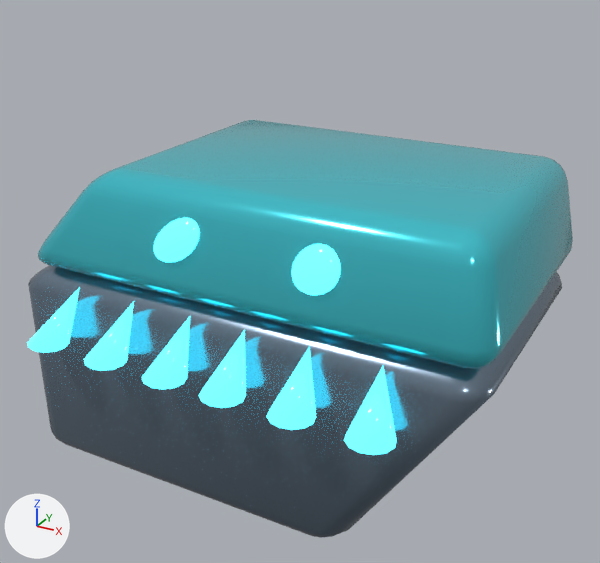
The glTF model public/models/pets/mimic_v7.glb as it was, and as the next commit left it.
Both versions are drawn from a 50 mm camera at (1.55, -2.67, 1.47) aimed at (0.1, -0.03, 0.14). Every picture has the same lights, and +X, +Y and +Z are marked at lower left. The older version comes first. Where no turn or scale is listed for an object, it has been applied to the vertices. Vertices at exactly the same position are counted once.

Names of what the first picture shows: 'CHEST_PRIMARY', 'EYE_EMISSIVE', 'EYE_EMISSIVE.001', 'LID_ACCENT', 'TOOTH_EMISSIVE', 'TOOTH_EMISSIVE.001', 'TOOTH_EMISSIVE.002', 'TOOTH_EMISSIVE.003', 'TOOTH_EMISSIVE.004', 'TOOTH_EMISSIVE.005'.
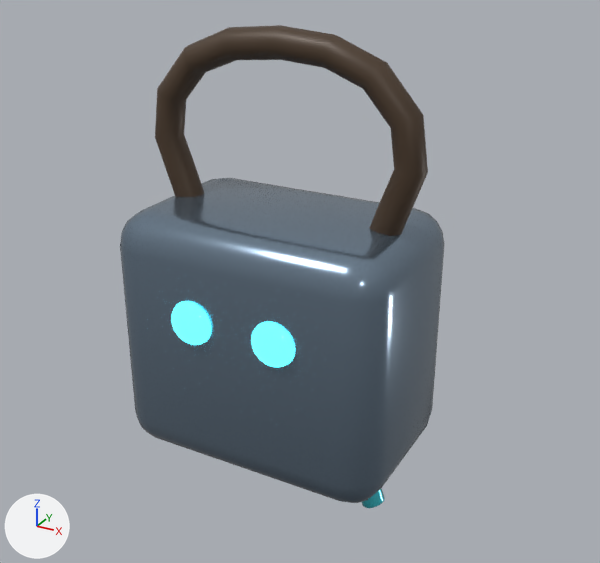
What differs and where, as boxes (x1, y1, x2, y2) in the pictures (600 x 563 px; the box of a moved part takes in the faces that stretch with it):
'LID_ACCENT', deleted (cyan)
    before: (38, 120, 573, 369)
'BAGLING_BODY_PRIMARY', added
    after: (120, 178, 444, 503)
'CHEST_PRIMARY', deleted
    before: (28, 265, 562, 538)
'BAGLING_HANDLE_SECONDARY', added (brown)
    after: (155, 25, 428, 236)
'TOOTH_EMISSIVE.005', deleted (cyan)
    before: (344, 366, 397, 455)
'TOOTH_EMISSIVE.004', deleted (cyan)
    before: (266, 346, 316, 430)
'TOOTH_EMISSIVE.003', deleted (cyan)
    before: (198, 330, 246, 408)
'TOOTH_EMISSIVE.002', deleted (cyan)
    before: (142, 316, 190, 390)
'TOOTH_EMISSIVE.001', deleted (cyan)
    before: (83, 301, 134, 371)
'TOOTH_EMISSIVE', deleted (cyan)
    before: (27, 287, 80, 353)
'EYE_EMISSIVE.002', added (cyan)
    after: (171, 301, 211, 345)
'EYE_EMISSIVE.003', added (cyan)
    after: (251, 321, 295, 367)
'BAGLING_LEG_ACCENT.001', added
    after: (362, 489, 385, 508)
part 1 of me_sphere_716, moved or reshaped (not visible afterwards)
    before: (153, 217, 200, 263)
part 2 of me_sphere_717, moved or reshaped
    before: (291, 243, 341, 296)
    after: (251, 321, 295, 367)

Diff of the bpy script that builds the scene:
```diff
--- a/public/models/pets/mimic_v7.glb.py
+++ b/public/models/pets/mimic_v7.glb.py
@@ me_sphere_716 @@
-me_sphere_716.from_pydata(...)  # 266 vertices, 528 faces; spans x 0.088..0.283, y -0.045..0.057, z -0.107..0.066
+me_sphere_716.from_pydata(...)  # 266 vertices, 528 faces; spans x -0.09..0.09, y -0.05..0.05, z -0.09..0.09
+# me_sphere_716 part 1: 266 of 266 vertices moved; they spanned x 0.088..0.283, y -0.045..0.057, z -0.107..0.066 and now span x -0.09..0.09, y -0.05..0.05, z -0.09..0.09; mean shift (-0.188, -0.006, 0.02)
 me_sphere_716.materials.append(mat_deep_emissive)
@@ me_sphere_717 @@
-me_sphere_717.from_pydata(...)  # 266 vertices, 528 faces; spans x 0.074..0.248, y -0.045..0.057, z -0.107..0.066
+me_sphere_717.from_pydata(...)  # 266 vertices, 528 faces; spans x -0.09..0.09, y -0.05..0.05, z -0.09..0.09
+# me_sphere_717 part 2: 266 of 266 vertices moved; they spanned x 0.074..0.248, y -0.045..0.057, z -0.107..0.066 and now span x -0.09..0.09, y -0.05..0.05, z -0.09..0.09; mean shift (-0.162, -0.006, 0.02)
 me_sphere_717.materials.append(mat_deep_emissive)
@@ ob_chest_primary @@
-ob_chest_primary = bpy.data.objects.new('CHEST_PRIMARY', me_cube_270)
@@ ob_lid_accent @@
-ob_lid_accent = bpy.data.objects.new('LID_ACCENT', me_cube_271)
@@ ob_tooth_emissive @@
-ob_tooth_emissive = bpy.data.objects.new('TOOTH_EMISSIVE', me_cone_600)
@@ ob_tooth_emissive_001 @@
-ob_tooth_emissive_001 = bpy.data.objects.new('TOOTH_EMISSIVE.001', me_cone_601)
@@ ob_tooth_emissive_002 @@
-ob_tooth_emissive_002 = bpy.data.objects.new('TOOTH_EMISSIVE.002', me_cone_602)
@@ ob_tooth_emissive_003 @@
-ob_tooth_emissive_003 = bpy.data.objects.new('TOOTH_EMISSIVE.003', me_cone_603)
@@ ob_tooth_emissive_004 @@
-ob_tooth_emissive_004 = bpy.data.objects.new('TOOTH_EMISSIVE.004', me_cone_604)
@@ ob_tooth_emissive_005 @@
-ob_tooth_emissive_005 = bpy.data.objects.new('TOOTH_EMISSIVE.005', me_cone_605)
@@ ob_eye_emissive_003 @@
+ob_eye_emissive_003 = bpy.data.objects.new('EYE_EMISSIVE.003', me_sphere_850)  # a UV sphere (24 segments, 12 rings, poles along z) spanning x -0.09..0.09, y -0.05..0.05, z -0.09..0.09; in mat_deep_emissive (cyan #307c8b, glowing cyan #50edff)
+ob_eye_emissive_003.location = (0.18, -0.38, 0.05)
@@ ob_eye_emissive_002 @@
+ob_eye_emissive_002 = bpy.data.objects.new('EYE_EMISSIVE.002', me_sphere_849)  # a UV sphere (24 segments, 12 rings, poles along z) spanning x -0.09..0.09, y -0.05..0.05, z -0.09..0.09; in mat_deep_emissive (cyan #307c8b, glowing cyan #50edff)
+ob_eye_emissive_002.location = (-0.18, -0.38, 0.05)
@@ ob_bagling_leg_accent_001 @@
+ob_bagling_leg_accent_001 = bpy.data.objects.new('BAGLING_LEG_ACCENT.001', me_cylinder_672)  # 192 vertices, 380 faces; spans x -0.114..0.114, y -0.05..0.05, z -0.187..0.187; in mat_deep_accent (cyan #50ddeb)
+ob_bagling_leg_accent_001.location = (0.37, 0.0, -0.65)
@@ ob_bagling_handle_secondary @@
+ob_bagling_handle_secondary = bpy.data.objects.new('BAGLING_HANDLE_SECONDARY', me_bagling_handle)  # 156 vertices, 288 faces; spans x -0.584..0.584, y -0.06..0.06, z 0.289..1.11; in mat_deep_secondary (brown #4d3c2c)
+ob_bagling_handle_secondary.location = (0.0, 0.0, 0.0)
@@ ob_bagling_body_primary @@
+ob_bagling_body_primary = bpy.data.objects.new('BAGLING_BODY_PRIMARY', me_cube_207)  # 152 vertices, 300 faces; spans x -0.58..0.58, y -0.38..0.38, z -0.52..0.52; in mat_deep_primary (greyish blue #8497aa)
+ob_bagling_body_primary.location = (0.0, 0.0, -0.1)
```
